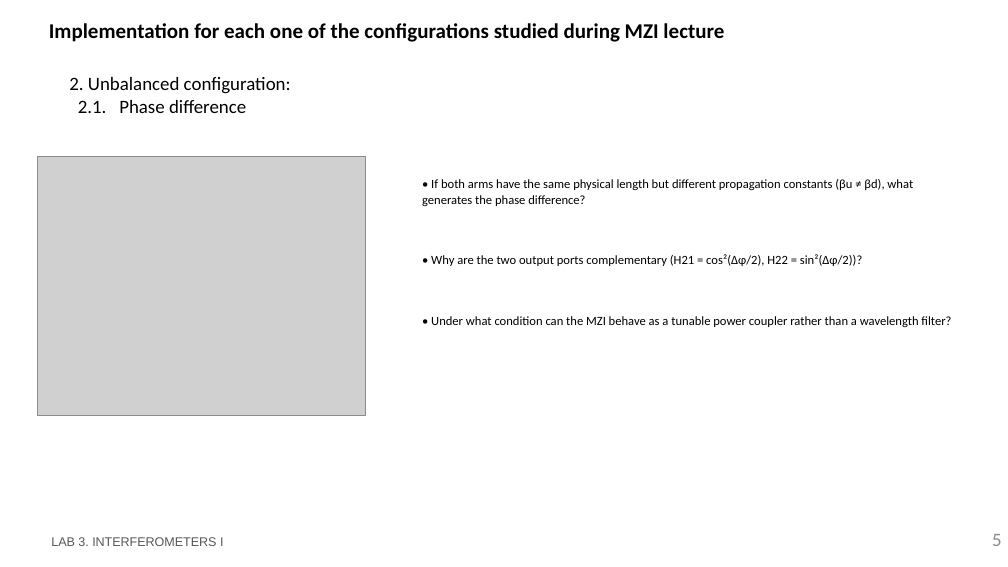
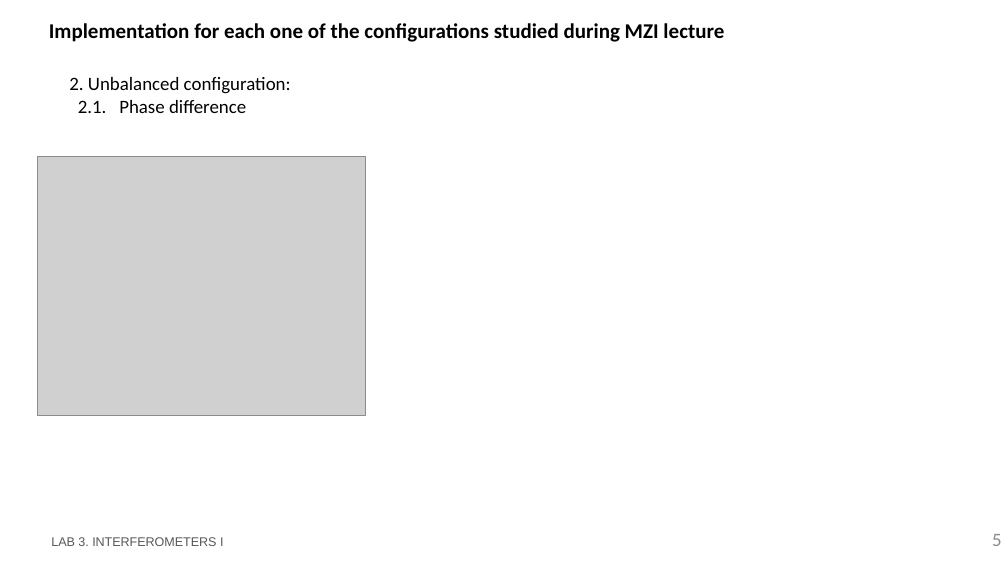
Before and after one commit to snacmuo/pic-upv-lab3, a slide deck: slide 5 of LabBook_3.pptx. Drawn at 1008x567 pixels with LibreOffice and Linux fonts; fonts in the diff are those of the drawing; grey boxes stand for pictures; background and template pictures are left out. Boxes give left, top, right and bottom in pixels: in the first picture for what was removed or moved away, otherwise in the second. Text is boxed around its words. In the diff, an @@ line names an element or a change of style, - is before the commit and + after.

```diff
--- a/LabBook_3.pptx
+++ b/LabBook_3.pptx
@@ text removed at (422, 179, 951, 327) @@
-• If both arms have the same physical length but different propagation constants (βu ≠ βd), what generates the phase difference?
-• Why are the two output ports complementary (H21 = cos²(Δφ/2), H22 = sin²(Δφ/2))?
-• Under what condition can the MZI behave as a tunable power coupler rather than a wavelength filter?
```
Also in this commit, not shown: 4 other slides changed, 1 slide removed, 1 other file.
